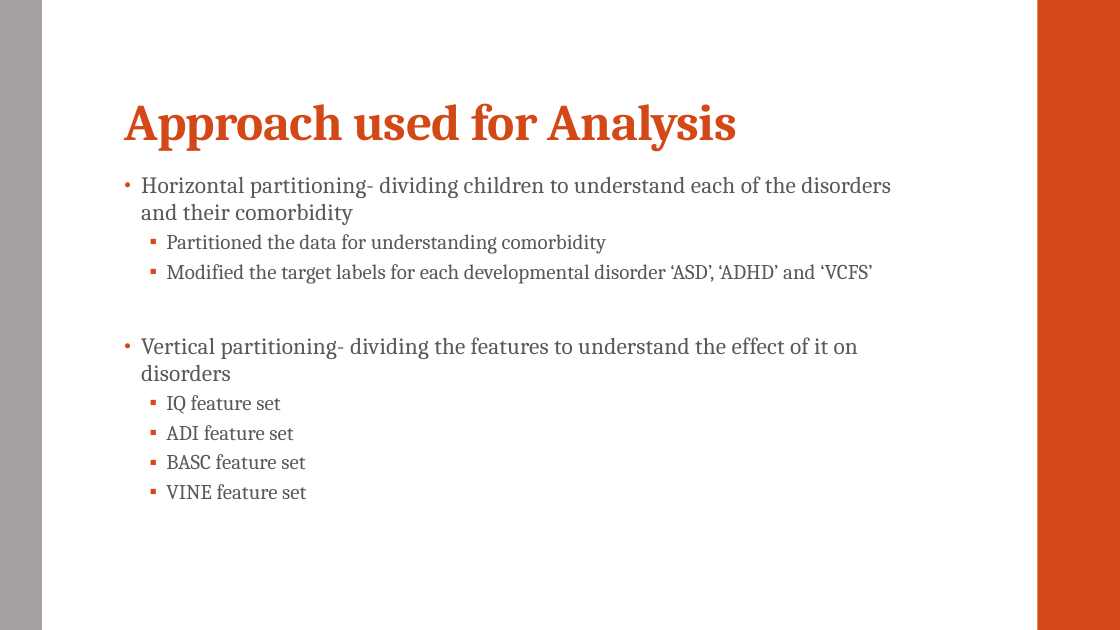
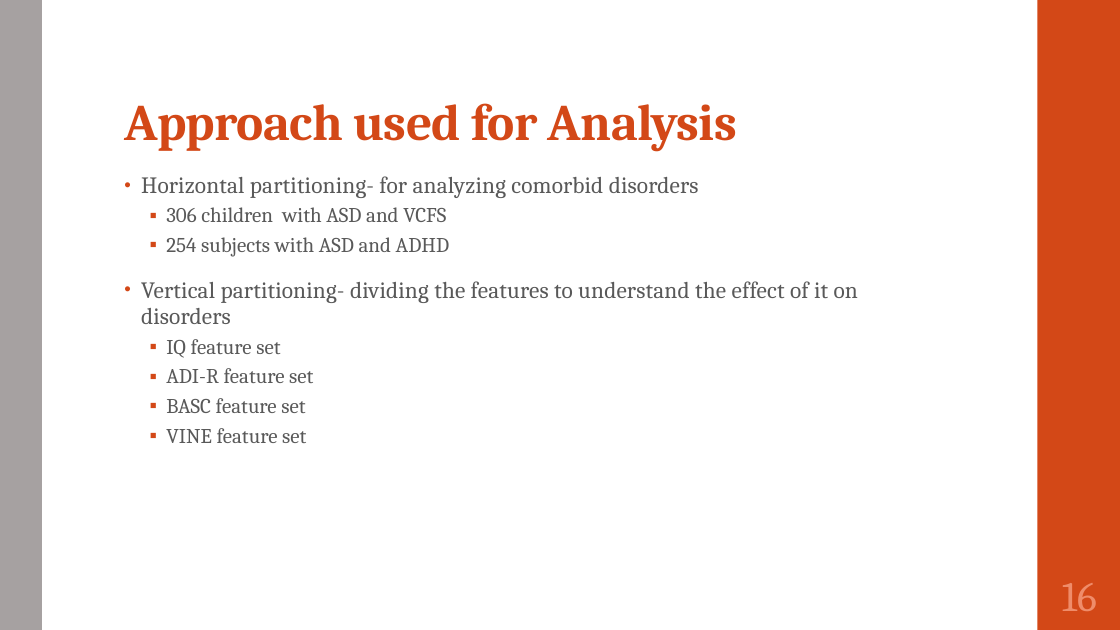
Before and after one commit to SirichandanaSambatur/CADDC, a slide deck: slide 16 of FinalReport.pptx (slide 13 before the commit). Drawn at 1120x630 pixels with LibreOffice and Linux fonts; fonts in the diff are those of the drawing. Boxes give left, top, right and bottom in pixels: in the first picture for what was removed or moved away, otherwise in the second. Text is boxed around its words. In the diff, an @@ line names an element or a change of style, - is before the commit and + after.

```diff
--- a/FinalReport.pptx
+++ b/FinalReport.pptx
@@ text at [141,176,699,257]: text changed; size 18 to 20 pt @@
-• Horizontal partitioning- dividing children to understand each of the disorders and their comorbidity
-  ▪ Partitioned the data for understanding comorbidity
-  ▪ Modified the target labels for each developmental disorder ‘ASD’, ‘ADHD’ and ‘VCFS’
+• Horizontal partitioning- for analyzing comorbid disorders
+  ▪ 306 children with ASD and VCFS
+  ▪ 254 subjects with ASD and ADHD
@@ text at [166,368,313,383]: text changed @@
-  ▪ ADI feature set
+  ▪ ADI-R feature set
@@ page number added at [1062,583,1097,611], 36 pt, text #EF8C6A @@
+16
```
Also in this commit, not shown: 23 other slides changed, 10 slides added, 14 slides removed, 1 other file.
